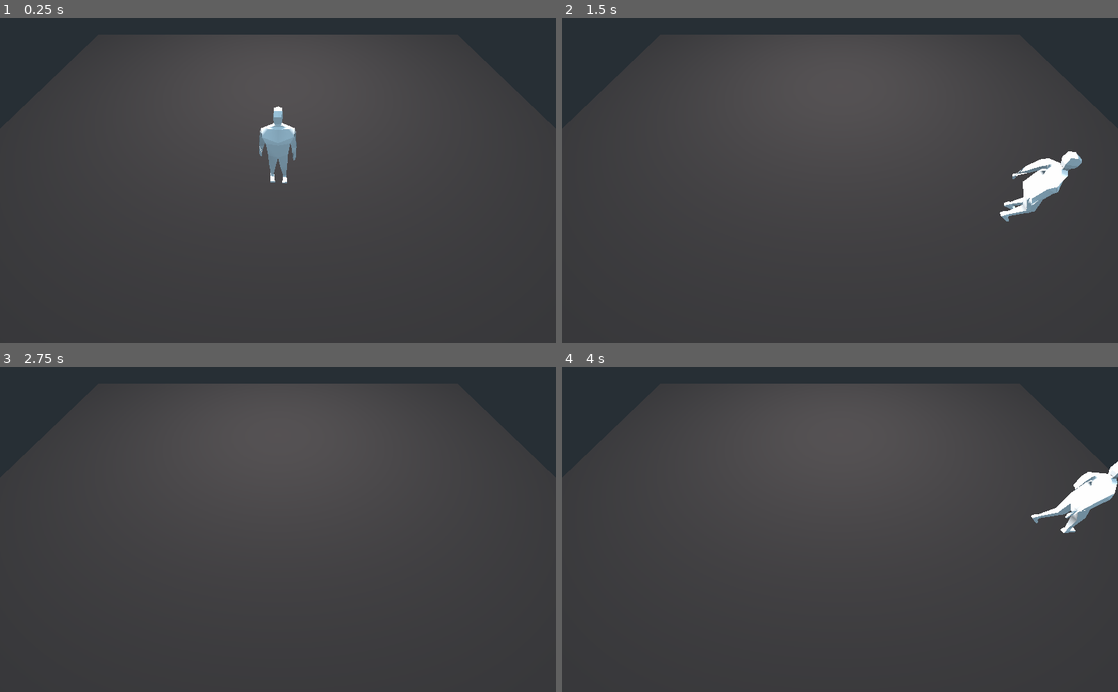
Above: before the commit, frames 1-4 (two rows, left to right).
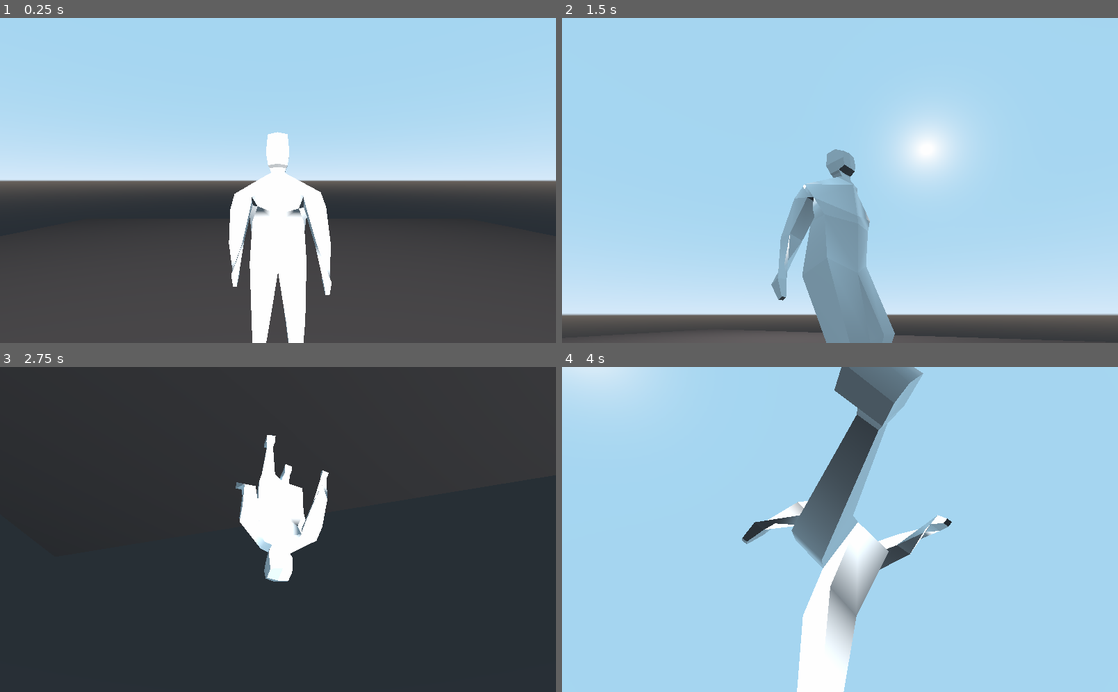
Above: after the commit, the same moments.

Repository: lolajojo/childhood_mystery_prototype
Game: Godot game, scene res://scenes/Main.tscn
Same seed, same stepped clock (60 frames per second), same inputs: the game is played once before the commit and once after it.
Inputs (mouse positions are in pixels of both pictures, inside the frame that each line leads up to):
- Up to frame 1 (0.25 s): no input
- Up to frame 2 (1.5 s): tap Enter at 0.5 s; move the mouse to (962, 164) at 0.52 s; hold D (move_right) 0.53-1.28 s; move the mouse to (728, 196) at 1.27 s; hold S (move_back) from 1.28 s (still down)
- Up to frame 3 (2.75 s): move the mouse to (333, 458) at 2.02 s; release S (move_back) at 2.03 s; hold D (move_right) from 2.03 s (still down)
- Up to frame 4 (4 s): move the mouse to (812, 594) at 2.77 s; release D (move_right) at 2.78 s; hold W (move_forward) 2.78-3.53 s; move the mouse to (1006, 578) at 3.52 s; hold A (move_left) from 3.53 s (still down)

The runs differ from the first frame. In frame 1, 58% of the frame differs, in the area x 0-100%, y 0-100%; in frame 2, 96%; in frame 3, 34%; in frame 4, 98%.

Commit message:
Add simple mouse camera control

Diff:
--- a/childhood-mystery-prototype/scenes/Main.tscn
+++ b/childhood-mystery-prototype/scenes/Main.tscn
@@ -1,6 +1,7 @@
-[gd_scene load_steps=5 format=2]
+[gd_scene load_steps=6 format=2]
 
 [ext_resource path="res://scenes/Player.tscn" type="PackedScene" id=1]
+[ext_resource path="res://scenes/MouseRotationPoint.gd" type="Script" id=2]
 
 [sub_resource type="BoxShape" id=1]
 
@@ -29,7 +30,9 @@
 
 [node name="Player" parent="." instance=ExtResource( 1 )]
 
-[node name="CameraPivot" type="Position3D" parent="."]
-transform = Transform( 1, 0, 0, 0, 0.590239, 0.807228, 0, -0.807228, 0.590239, 0, 14.1134, 10.473 )
+[node name="Position3D" type="Position3D" parent="Player"]
+transform = Transform( 1, 0, 0, 0, 1, 0, 0, 0, 1, 0, 4.74677, 0 )
+script = ExtResource( 2 )
 
-[node name="Camera" type="Camera" parent="CameraPivot"]
+[node name="Camera" type="Camera" parent="Player/Position3D"]
+transform = Transform( -1, 0, 8.74228e-08, 0, 1, 0, -8.74228e-08, 0, -1, 0, 0.264098, -5.7336 )
--- /dev/null
+++ b/childhood-mystery-prototype/scenes/MouseRotationPoint.gd
@@ -0,0 +1,7 @@
+extends Position3D
+
+func _input(event):
+	if event is InputEventMouseMotion:
+		var movement = event.relative
+		rotation.x += -deg2rad(movement.y)
+		rotation.y += -deg2rad(movement.x)
